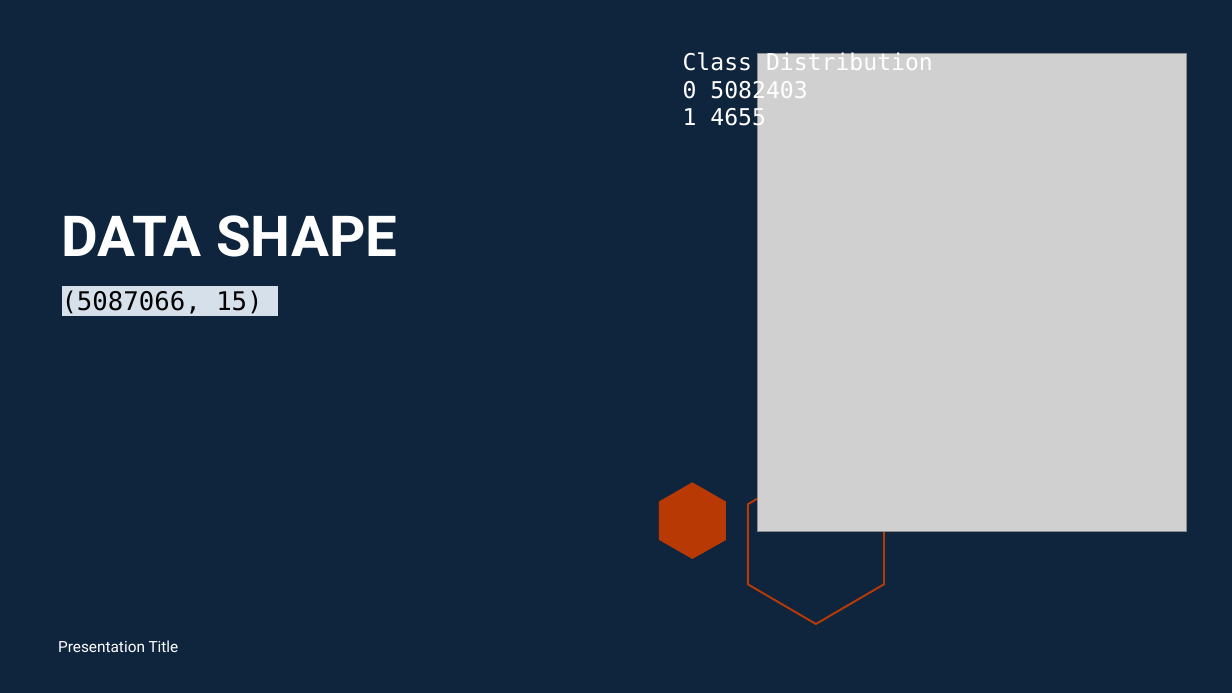
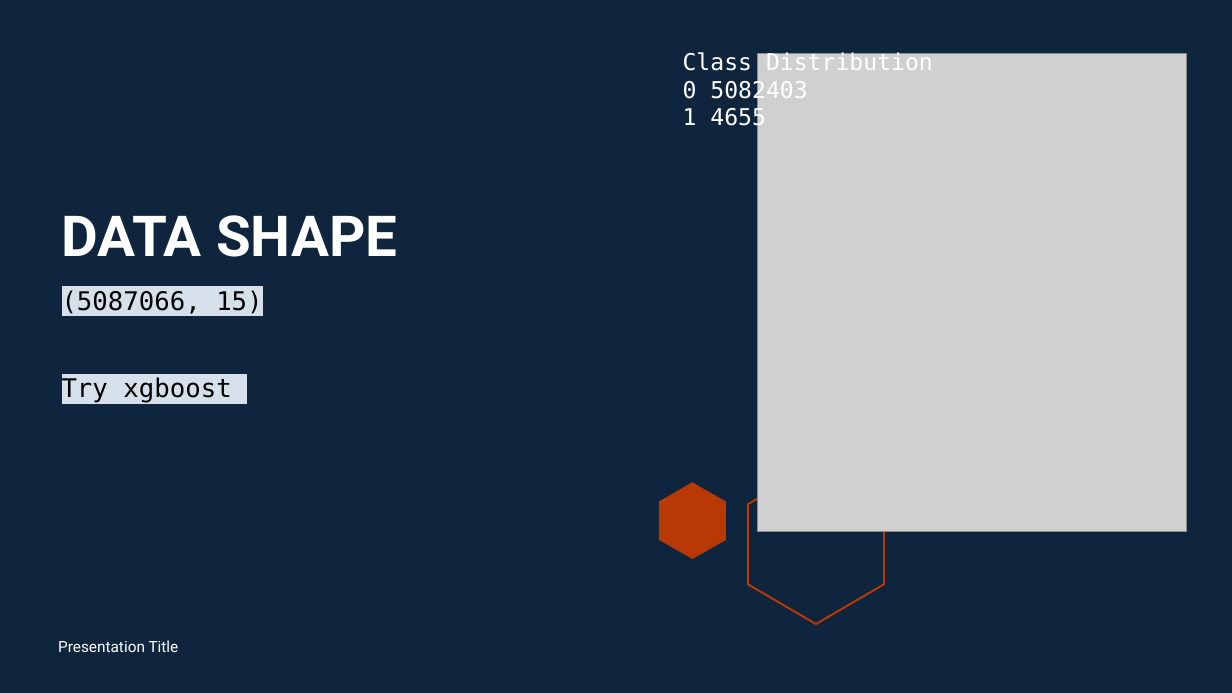
Before and after one commit to MaricrisResma/Detect-Credit-Card-Fraud-DT-RandomForest, a slide deck: slide 1 of DOC/Results_Final.pptx. Drawn at 1232x693 pixels with LibreOffice and Linux fonts; fonts in the diff are those of the drawing; grey boxes stand for pictures. Boxes give left, top, right and bottom in pixels: in the first picture for what was removed or moved away, otherwise in the second. Text is boxed around its words. In the diff, an @@ line names an element or a change of style, - is before the commit and + after.

```diff
--- a/DOC/Results_Final.pptx
+++ b/DOC/Results_Final.pptx
@@ text at (x1=62, y1=377, x2=231, y2=403): paragraph added @@
+Try xgboost
```
Also in this commit, not shown: 3 other slides changed, 1 slide added, 9 other files.
